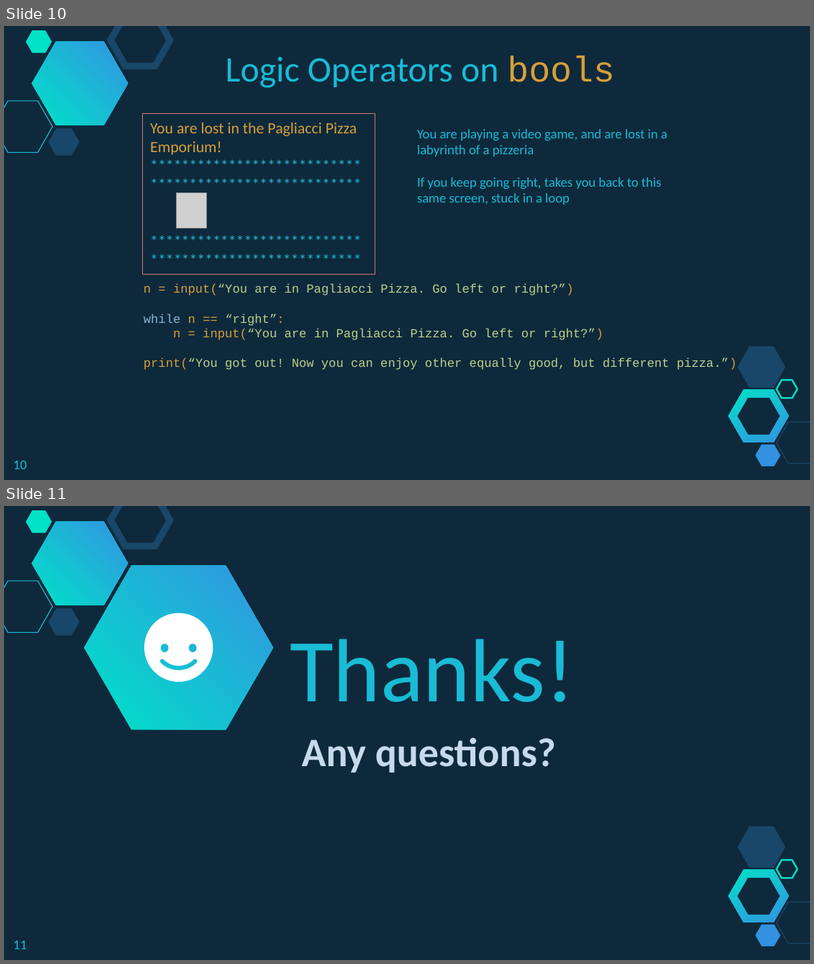
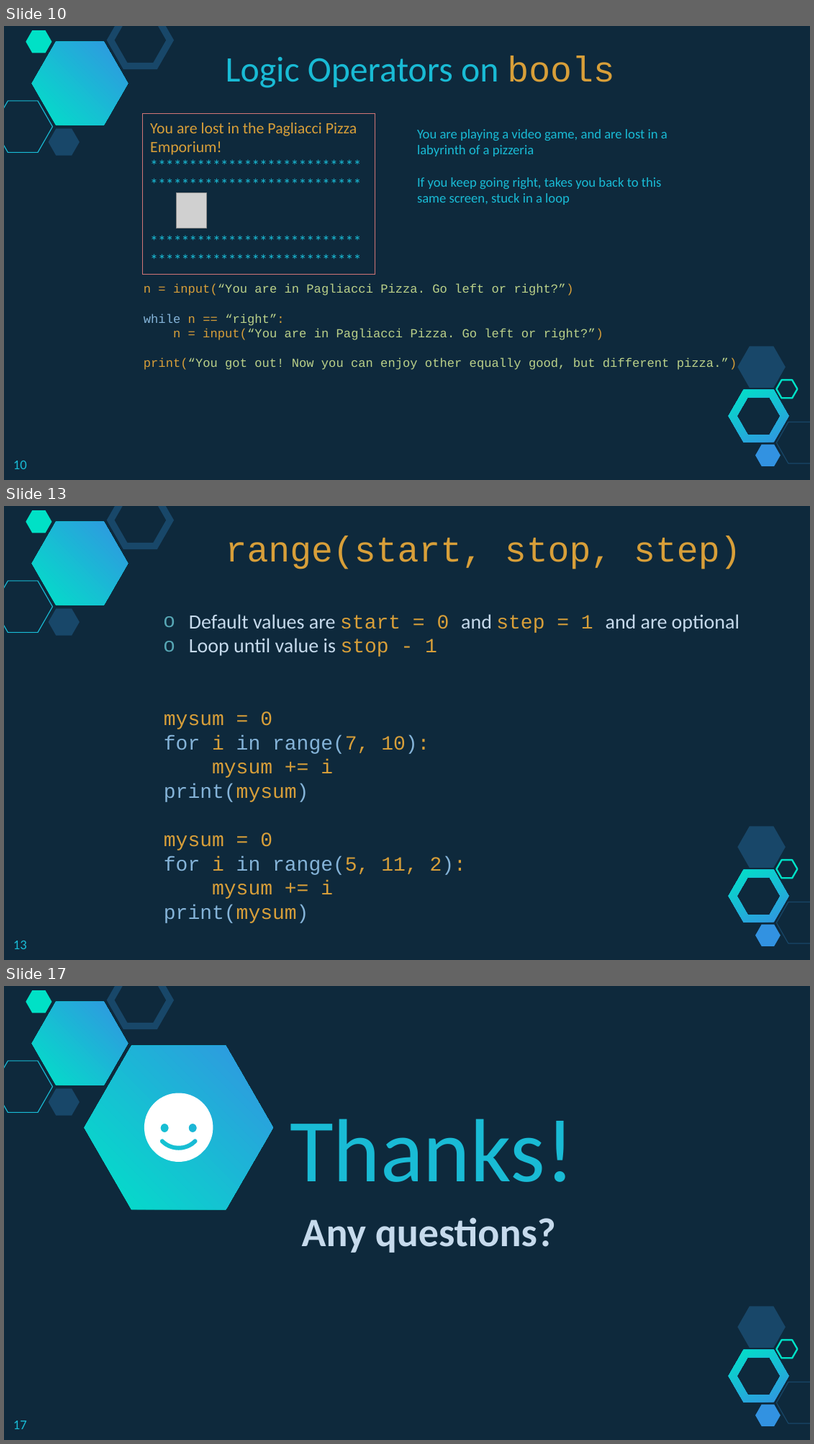
Before and after one commit to branhoff/python_class_101, a slide deck: lecture_slides/6_Python Lesson - Control Flow - While and For Loops.pptx. Shown one above the other, each under a label of ours: slides 10 and 11 before the commit, slides 10, 13 and 17 after it; the slides between them are not shown. The pictures are 814x964 and 814x1444 pixels, drawn with LibreOffice and Linux fonts; fonts in the diff are those of the drawing; grey boxes stand for pictures. Boxes give left, top, right and bottom in pixels: in the first picture for what was removed or moved away, otherwise in the second. Text is boxed around its words. In the diff, an @@ line names an element or a change of style, - is before the commit and + after.

```diff
--- a/lecture_slides/6_Python Lesson - Control Flow - While and For Loops.pptx
+++ b/lecture_slides/6_Python Lesson - Control Flow - While and For Loops.pptx
@@ slide 13 added at [4,506,810,960], background #0E293C; not listed: 10 template elements that a slide beside it also shows @@
@@ text added at [226,536,741,569], 32 pt, text #D89F39 @@
+range(start, stop, step)
@@ text added at [164,614,740,923], 18 pt, text #D89F39 @@
+o Default values are start = 0 and step = 1 and are optional
+o Loop until value is stop - 1
+mysum = 0
+for i in range(7, 10):
+mysum += i
+print(mysum)
+mysum = 0
+for i in range(5, 11, 2):
+mysum += i
+print(mysum)
@@ page number added at [13,940,27,949], 12 pt, text #19BBD5 @@
+13
@@ what was slide 11 is now slide 17 @@
@@ page number at [13,1420,27,1429]: text changed @@
-11
+17
```
Also in this commit, not shown: 5 other slides added, 15 slides removed, 11 other files.
